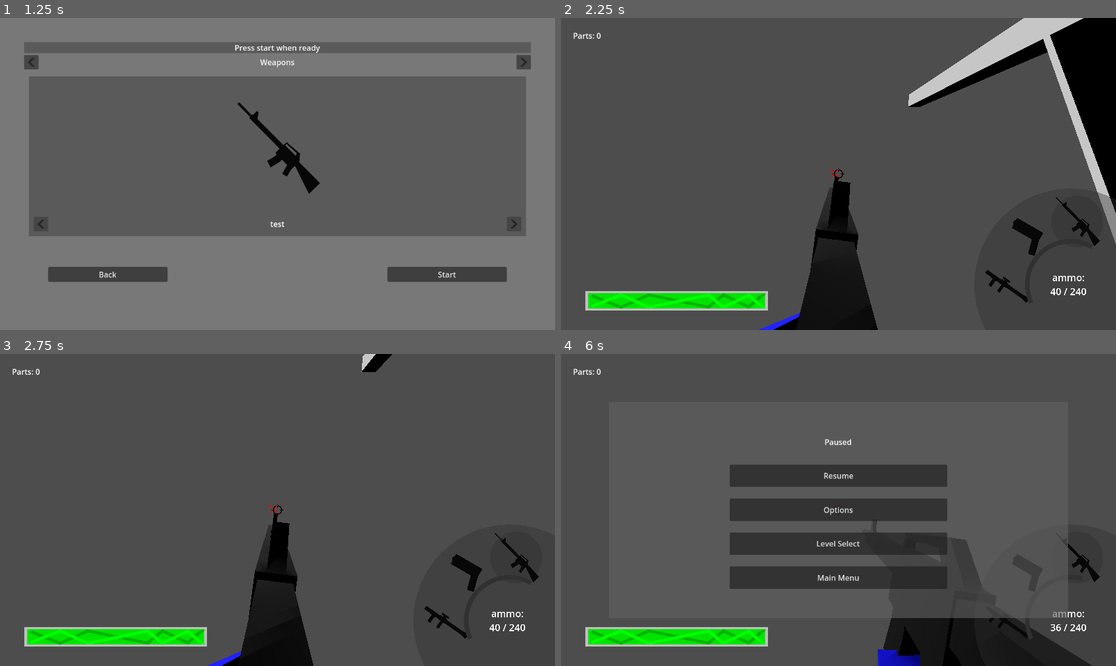
Above: before the commit, frames 1-4 (two rows, left to right).
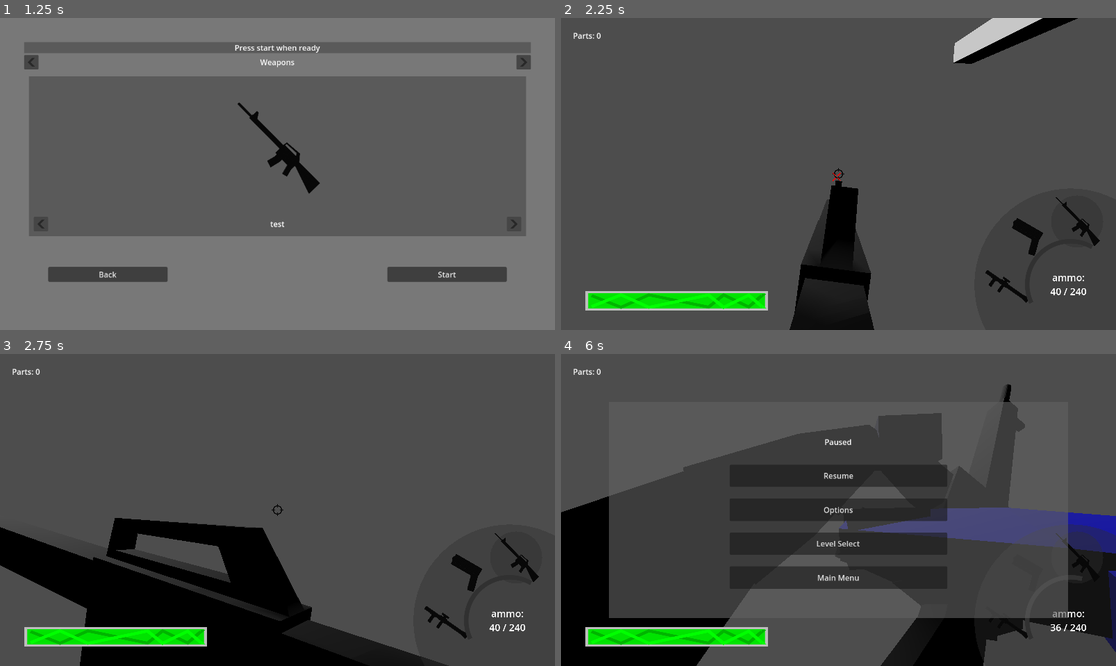
Above: after the commit, the same moments.

Repository: KellyBringino/FirstPersonShooterTest
Game: Godot game, scene res://UI/MainMenu.tscn
Two runs of this game, one before a commit and one after it. Both use one fixed random seed, a clock stepped at 60 frames per second and the inputs below.
Inputs (mouse positions are in pixels of both pictures, inside the frame that each line leads up to):
- Up to frame 1 (1.25 s): click "Start" at 0.5 s
- Up to frame 2 (2.25 s): click "Start" at 1.25 s; tap Enter at 2 s; move the mouse to (866, 174) at 2.02 s; hold W (forward) from 2.03 s (still down); hold Right mouse button (ads) from 2.03 s (still down)
- Up to frame 3 (2.75 s): keep holding W (forward); keep holding Right mouse button (ads); tap Space (jump) at 2.27 s; tap Shift (sprint) at 2.3 s
- Up to frame 4 (6 s): move the mouse to (810, 510) at 2.77 s; release Right mouse button (ads) at 2.78 s; tap Shift (sprint) at 2.85, 3.8, 5.3, 5.85 s; tap Space (jump) at 3.02, 4.52, 5.27 s; right-click (810, 510) at 3.05 s; move the mouse to (849, 503) at 3.52 s; hold Right mouse button (ads) 3.53-4.28 s; move the mouse to (832, 516) at 4.27 s; tap Ctrl (crouch) at 4.35 s; right-click (832, 516) at 4.55 s; move the mouse to (877, 513) at 5.02 s; press the mouse at (877, 513) at 5.03 s; tap Escape (pause) at 5.65 s; move the mouse to (672, 463) at 5.77 s; release W (forward) at 5.78 s; release the mouse at (672, 463) at 5.78 s; hold A (left) from 5.78 s (still down)

Frame 1 is identical in both runs. In frame 2, 9.4% of the frame differs, in the area x 35-100%, y 0-100%; in frame 3, 16%; in frame 4, 33%, in the area x 0-100%, y 9-100%.

Commit message:
finished ADS

Diff:
--- a/Global/Game.gd
+++ b/Global/Game.gd
@@ -31,6 +31,7 @@
 	reloadMult = 1.0,\
 	flinch = 0.2,\
 	adsOffset = -0.5,\
+	adsZoom = 50.0,\
 	ammoCost = 1,\
 	upgradeCost = 600,\
 	magUpgradeCost = 400\
@@ -46,6 +47,7 @@
 	reloadMult = 1.0,\
 	flinch = 1.0,\
 	adsOffset = 0.0,\
+	adsZoom = 50.0,\
 	ammoCost = 20,\
 	upgradeCost = 600,\
 	magUpgradeCost = 800\
@@ -61,6 +63,7 @@
 	reloadMult = 1.0,\
 	flinch = 0.2,\
 	adsOffset = 0.0,\
+	adsZoom = 60.0,\
 	upgradeCost = 400,\
 	magUpgradeCost = 400\
 }
@@ -74,6 +77,7 @@
 	reloadMult = 1.3,\
 	flinch = 0.8,\
 	adsOffset = 0.0,\
+	adsZoom = 50.0,\
 	upgradeCost = 400,\
 	magUpgradeCost = 600\
 }
@@ -89,6 +93,7 @@
 	reloadMult = 1.0,\
 	flinch = 0.0,\
 	adsOffset = 0.0,\
+	adsZoom = 50.0,\
 	ammoCost = 40,\
 	upgradeCost = 1000,\
 	proj = rocketInstance\
--- a/Guns/Gun.gd
+++ b/Guns/Gun.gd
@@ -18,6 +18,7 @@
 var reserveMax : int
 var reloadMult : float
 var adsOffset : float
+var adsZoom : float
 var limited : bool = false
 var chambered : bool = true
 var reloading : bool = false
@@ -30,6 +31,7 @@
 	MAG_MAX = object.magsize
 	reloadMult = object.reloadMult
 	adsOffset = object.adsOffset / 10.0
+	adsZoom = object.adsZoom
 	if object.ammoLimited:
 		limited = true
 		reserveMax = object.ammoMax
--- a/Player/Player.gd
+++ b/Player/Player.gd
@@ -183,12 +183,12 @@
 
 	curMoveState = movestate.STANDING
 	if !Game.pauseCheck():
+		move(delta)
 		holdADS()
+		pointGun()
 		holdFireHeldGun()
-		move(delta)
 		updateCamera(delta)
-	pointGun()
-
+	Camera3D
 	if not is_on_floor():
 		curMoveState = movestate.JUMPING
 		velocity.y -= gravity * delta
@@ -252,9 +252,41 @@
 		curgun.global_transform.origin = \
 			aimDownSightsRef.global_transform.origin
 		curgun.position += Vector3(0.0, curgun.get_child(0).adsOffset,0.0)
+		$CameraController/Camera3D.fov = curgun.get_child(0).adsZoom
+
+func pointGun():
+	var curgun = null
+	if holdingHeavy:
+		curgun = heavy
+	else:
+		if holdingPrimary:
+			curgun = primary
+		else:
+			curgun = secondary
+	if $CameraController/Camera3D/lookRay.is_colliding() && !sprinting:
+		var lookpoint = $CameraController/Camera3D/lookRay.get_collision_point()
+
+		curgun.look_at(lookpoint, Vector3(0,1,0))
+	elif sprinting:
+		print("running")
+		curgun.rotation = Vector3.UP
+	else:
+		var lookpoint = $CameraController/Camera3D/lookRay/DistanceRef\
+			.global_position
+		$CameraController/GunController.look_at(lookpoint, Vector3(0,1,0))
+
+
+	curgun.shootRay.force_raycast_update()
+	if curgun.shootRay.is_colliding():
+		get_node("/root/World/GUI").pointgun\
+			(curgun.shootRay.get_collision_point())
+	else:
+		var faraway = curgun.get_node("BarrelEnd/ShootRay/DistanceRef")\
+			.global_position
+		get_node("/root/World/GUI").pointgun(faraway)
+		#get_node("/root/World/GUI").dontpointgun()
 
 func releaseADS():
-	pass
 	var curgun
 	if holdingHeavy:
 		curgun = heavyContainer
@@ -264,6 +296,7 @@
 		else:
 			curgun = secondaryContainer
 	curgun.position = Vector3(0.0,0.0,0.0)
+	$CameraController/Camera3D.fov = 75.0
 
 func reloadHeldGun():
 	heldGun.reload()
@@ -288,6 +321,7 @@
 	sprinting = Input.is_action_pressed("sprint") && \
 		Input.is_action_pressed("forward")
 	if sprinting:
+		releaseADS()
 		$CameraController/Camera3D/AnimationPlayer.play("SHeadBob")
 		curMoveState = movestate.SPRINTING
 		velocity.x = sprintDir.x * SPEED
@@ -313,40 +347,15 @@
 	curMoveState = movestate.JUMPING
 	velocity.y = JUMP_VELOCITY
 
-func pointGun():
-	if $CameraController/Camera3D/lookRay.is_colliding() && !sprinting:
-		var lookpoint = $CameraController/Camera3D/lookRay.get_collision_point()
-		$CameraController/GunController.look_at(lookpoint, Vector3(0,1,0))
-	elif sprinting:
-		$CameraController/GunController.rotation = Vector3.UP
-	else:
-		var lookpoint = $CameraController/Camera3D/lookRay/DistanceRef\
-			.global_position
-		$CameraController/GunController.look_at(lookpoint, Vector3(0,1,0))
-
-	var curgun = null
-	if holdingHeavy:
-		curgun = heavy
-	else:
-		if holdingPrimary:
-			curgun = primary
-		else:
-			curgun = secondary
-	curgun.shootRay.force_raycast_update()
-	if curgun.shootRay.is_colliding():
-		get_node("/root/World/GUI").pointgun\
-			(curgun.shootRay.get_collision_point())
-	else:
-		var faraway = curgun.get_node("BarrelEnd/ShootRay/DistanceRef")\
-			.global_position
-		get_node("/root/World/GUI").pointgun(faraway)
-		#get_node("/root/World/GUI").dontpointgun()
-
 func updateCamera(delta):
 	#find mouse movement
-	mouseRot.x += (tiltInput * delta * 0.5 * verticalsens) + flinchadd
+	if ADS:
+		mouseRot.x += (tiltInput * delta * 0.1 * verticalsens) + (flinchadd / 5)
+		mouseRot.y += rotInput * delta * 0.075 * horizontalsens
+	else:
+		mouseRot.x += (tiltInput * delta * 0.5 * verticalsens) + flinchadd
+		mouseRot.y += rotInput * delta * 0.4 * horizontalsens
 	mouseRot.x = clamp(mouseRot.x, TILT_LOWER_LIMIT, TILT_UPPER_LIMIT)
-	mouseRot.y += rotInput * delta * 0.4 * horizontalsens
 	#move camera up and down
 	CameraController.transform.basis = Basis.from_euler(mouseRot)
 	CameraController.rotation.y = 0.0
